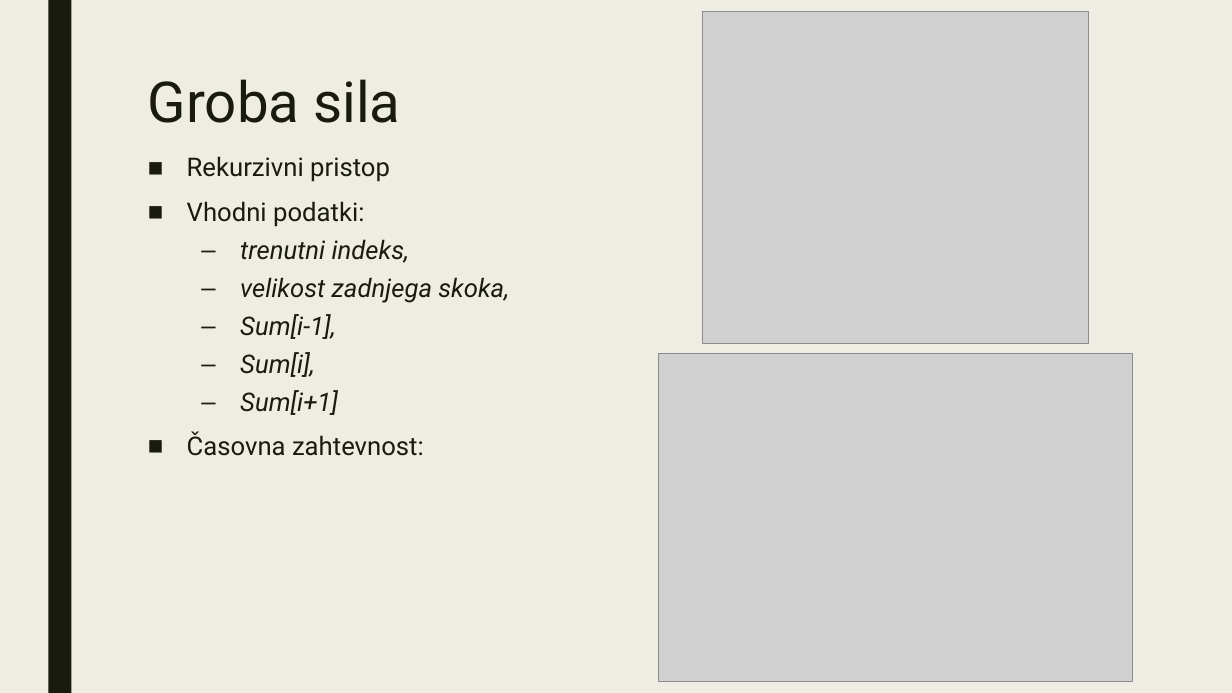
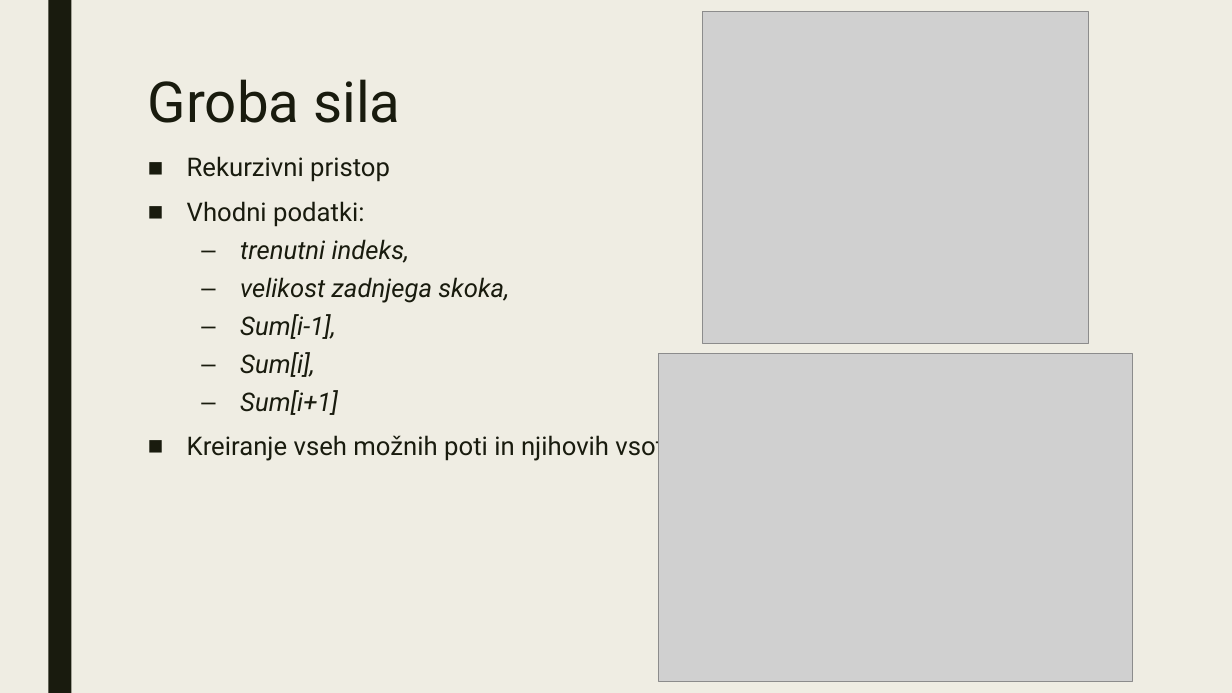
Before and after one commit to mcentrih/CPSystems, a slide deck: slide 3 of ATRUP/ATURPpredstavitev.pptx. Drawn at 1232x693 pixels with LibreOffice and Linux fonts; fonts in the diff are those of the drawing; grey boxes stand for pictures. Boxes give left, top, right and bottom in pixels: in the first picture for what was removed or moved away, otherwise in the second. Text is boxed around its words. In the diff, an @@ line names an element or a change of style, - is before the commit and + after.

```diff
--- a/ATRUP/ATURPpredstavitev.pptx
+++ b/ATRUP/ATURPpredstavitev.pptx
@@ text at (x1=187, y1=432, x2=664, y2=462): text changed @@
-■ Časovna zahtevnost:
+■ Kreiranje vseh možnih poti in njihovih vsot
```
Also in this commit, not shown: 1 other slide changed, 21 other files.
